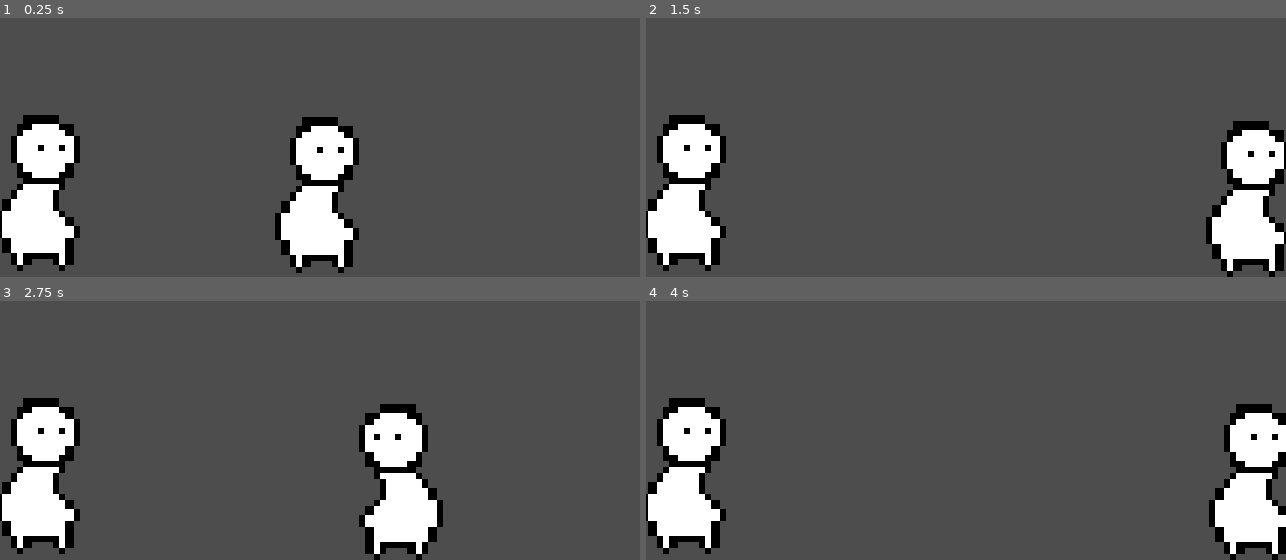
Above: before the commit, frames 1-4 (two rows, left to right).
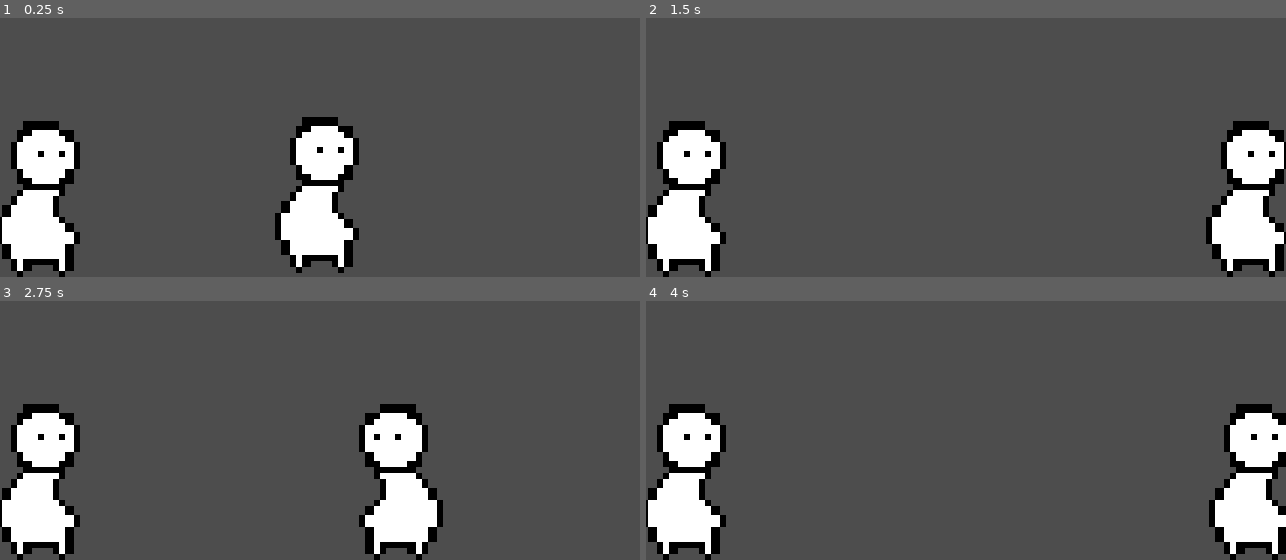
Above: after the commit, the same moments.

Repository: UltimateBlackGuy/The-Gravity
Game: Godot game, scene res://root.tscn
Same seed, same stepped clock (60 frames per second), same inputs: the game is played once before the commit and once after it.
Inputs:
- Up to frame 1 (0.25 s): no input
- Up to frame 2 (1.5 s): hold D (Right) from 0.53 s (still down); tap E (Interact) at 0.6, 1.35 s
- Up to frame 3 (2.75 s): tap Enter at 2 s; release D (Right) at 2.03 s; hold A (Left) from 2.03 s (still down); tap E (Interact) at 2.1 s
- Up to frame 4 (4 s): release A (Left) at 2.78 s; hold D (Right) from 2.78 s (still down); tap E (Interact) at 2.85, 3.6 s

The runs differ from the first frame. In frame 1, 1.9% of the frame differs, in the area x 0-13%, y 37-100%; in frame 2, 1.9%; in frame 3, 1.9%; in frame 4, 1.9%.

Commit message:
Finished Dialogue System
Dialogue system was put together using scraps. and a lot of the GPT

Diff:
--- a/npc.gd
+++ b/npc.gd
@@ -5,14 +5,24 @@
 @export var portrait: Texture
 @onready var Sprite = $AnimatedSprite2D
 
-var dialogue = {
-	"Line1" = "Howdy I am a NPC",
-	"Line2" = "Idk bro",
-	"Line3" = "Alright See ya"
-}
+var dialogue = [
+	"Howdy, Im a NPC",
+	"Uhh, I don't really know what to put here now",
+	"Goodbye chumington"
+]
 
 signal PlayerInteracted(Dialogue)
 
-func _on_body_entered(body: Player) -> void:
-	if body and Input.is_action_just_pressed("Interact"):
+var player_near = false
+
+func _on_body_entered(body):
+	if body is Player:
+		player_near = true
+
+func _on_body_exited(body):
+	if body is Player:
+		player_near = false
+
+func _process(delta):
+	if player_near and Input.is_action_just_pressed("Interact"):
 		PlayerInteracted.emit(dialogue)
--- a/npc.tscn
+++ b/npc.tscn
@@ -20,7 +20,7 @@
 
 [node name="NPC" type="Area2D" unique_id=538018500]
 collision_layer = 2
-collision_mask = 2
+collision_mask = 15
 script = ExtResource("1_xxcha")
 Name = "Name"
 portrait = ExtResource("2_kh24r")
--- a/player.tscn
+++ b/player.tscn
@@ -19,6 +19,7 @@
 
 [node name="Player" type="CharacterBody2D" unique_id=2118292306]
 texture_filter = 1
+collision_mask = 9
 script = ExtResource("1_onrkg")
 speed = 100
 
--- a/project.godot
+++ b/project.godot
@@ -50,6 +50,7 @@
 2d_physics/layer_1="Collisions"
 2d_physics/layer_2="NPC Dialogue"
 2d_physics/layer_3="Item"
+2d_physics/layer_4="Player"
 
 [physics]
 
--- a/root.gd
+++ b/root.gd
@@ -1,7 +1,12 @@
-extends Node
+extends Node2D
 
 @onready var dialogueBox = $CanvasLayer/DialogueBox
 @onready var portrait = $CanvasLayer/NPCPortrait
+@onready var DialogueTimer = $CanvasLayer/DialogueBox/DialogueTimer
+@onready var KillDialogueTimer = $GetRidOfDialogue
+
+var currentLine = 0
+var istalkingToNPC = false
 # Called when the node enters the scene tree for the first time.
 func _ready() -> void:
 	pass # Replace with function body.
@@ -9,8 +14,27 @@
 
 # Called every frame. 'delta' is the elapsed time since the previous frame.
 func _process(delta: float) -> void:
-	pass
+	if istalkingToNPC == false:
+		dialogueBox.visible = false
 
 
-func _on_npc_player_interacted(Dialogue: Dictionary) -> void:
-	pass # Replace with function body.
+
+
+func _on_npc_player_interacted(Dialogue: Array) -> void:
+	if istalkingToNPC:
+		return
+
+	istalkingToNPC = true
+	dialogueBox.visible = true
+	for line in Dialogue:
+		dialogueBox.text = line
+		DialogueTimer.start()
+		await DialogueTimer.timeout
+
+	istalkingToNPC = false
+
+
+func _on_get_rid_of_dialogue_timeout() -> void:
+	dialogueBox.visible = false
+	portrait.visible = false
+	istalkingToNPC = false
--- a/root.tscn
+++ b/root.tscn
@@ -24,8 +24,11 @@
 texture_margin_right = 3.0
 texture_margin_bottom = 3.0
 
-[node name="Root" type="Node" unique_id=343687041]
+[node name="TestRoom" type="Node2D" unique_id=2056795561]
 script = ExtResource("1_28aoi")
+
+[node name="NPC" parent="." unique_id=538018500 instance=ExtResource("4_jnlp7")]
+position = Vector2(-93, 34)
 
 [node name="Player" parent="." unique_id=2118292306 instance=ExtResource("1_pq8q7")]
 
@@ -78,6 +81,10 @@
 horizontal_alignment = 1
 vertical_alignment = 1
 
+[node name="DialogueTimer" type="Timer" parent="CanvasLayer/DialogueBox" unique_id=2039244865]
+wait_time = 5.0
+one_shot = true
+
 [node name="NPCPortrait" type="TextureRect" parent="CanvasLayer" unique_id=399458129]
 visible = false
 anchors_preset = 15
@@ -91,7 +98,10 @@
 grow_vertical = 2
 stretch_mode = 2
 
-[node name="NPC" parent="." unique_id=538018500 instance=ExtResource("4_jnlp7")]
-position = Vector2(-93, 32)
+[node name="GetRidOfDialogue" type="Timer" parent="." unique_id=239327940]
+wait_time = 7.0
+one_shot = true
 
 [connection signal="PlayerInteracted" from="NPC" to="." method="_on_npc_player_interacted"]
+[connection signal="timeout" from="CanvasLayer/DialogueBox/DialogueTimer" to="." method="_on_dialogue_timer_timeout"]
+[connection signal="timeout" from="GetRidOfDialogue" to="." method="_on_get_rid_of_dialogue_timeout"]
